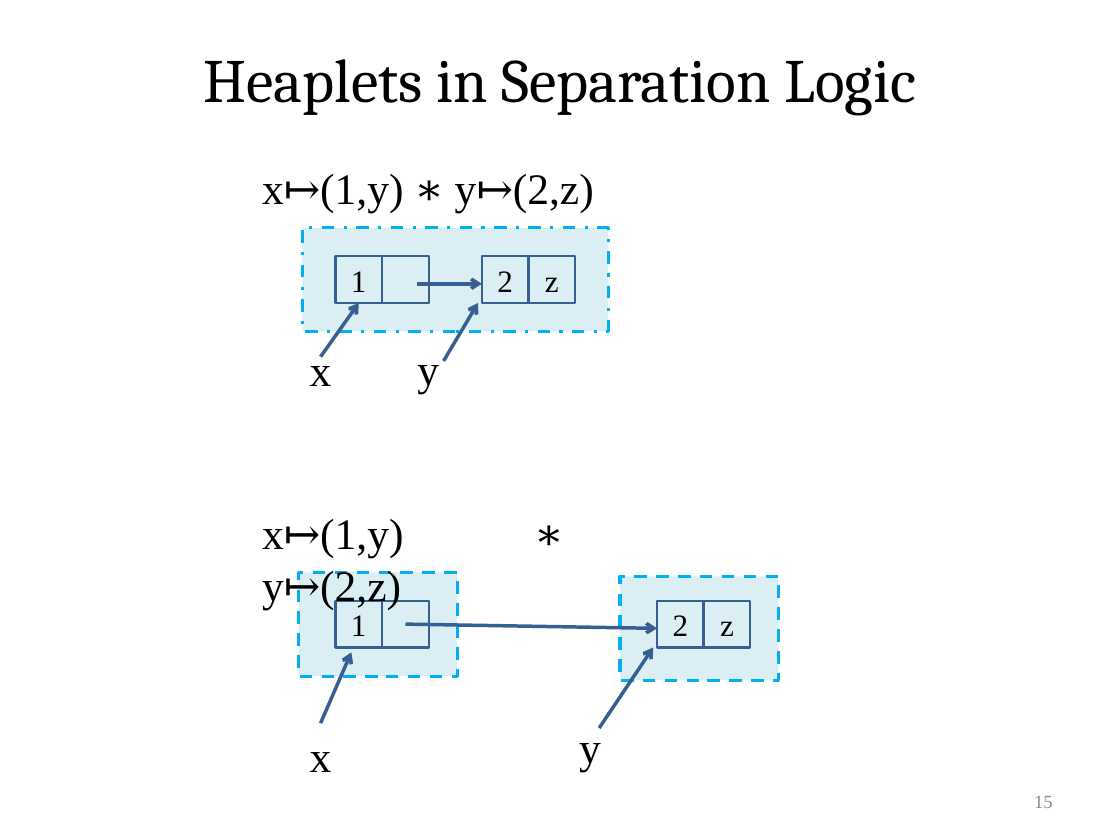
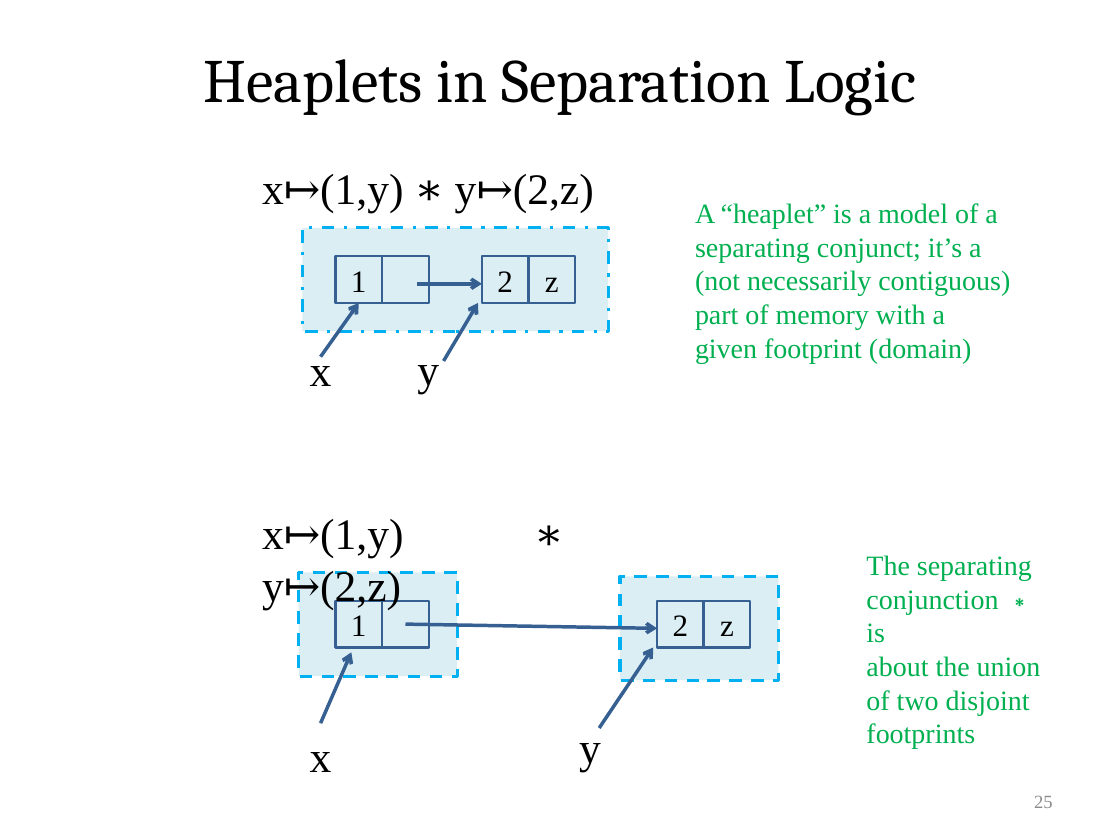
Before and after one commit to VeriNum/pardotprod, a slide deck: slide 25 of doc/Parallel Dot Product.pptx (slide 15 before the commit). Drawn at 1120x840 pixels with LibreOffice and Linux fonts; fonts in the diff are those of the drawing. Boxes give left, top, right and bottom in pixels: in the first picture for what was removed or moved away, otherwise in the second. Text is boxed around its words. In the diff, an @@ line names an element or a change of style, - is before the commit and + after.

```diff
--- a/doc/Parallel Dot Product.pptx
+++ b/doc/Parallel Dot Product.pptx
@@ text added at [695,203,1010,363], 18 pt, text #00B050 @@
+A “heaplet” is a model of a
+separating conjunct; it’s a
+(not necessarily contiguous)
+part of memory with a
+given footprint (domain)
@@ text added at [866,555,1041,715], 18 pt, text #00B050 @@
+The separating
+conjunction ∗ is
+about the union
+of two disjoint
+footprints
@@ page number at [1034,796,1053,808]: text changed @@
-15
+25
```
Also in this commit, not shown: 24 other slides changed, 19 slides added, 2 slides removed, 1 other file.
